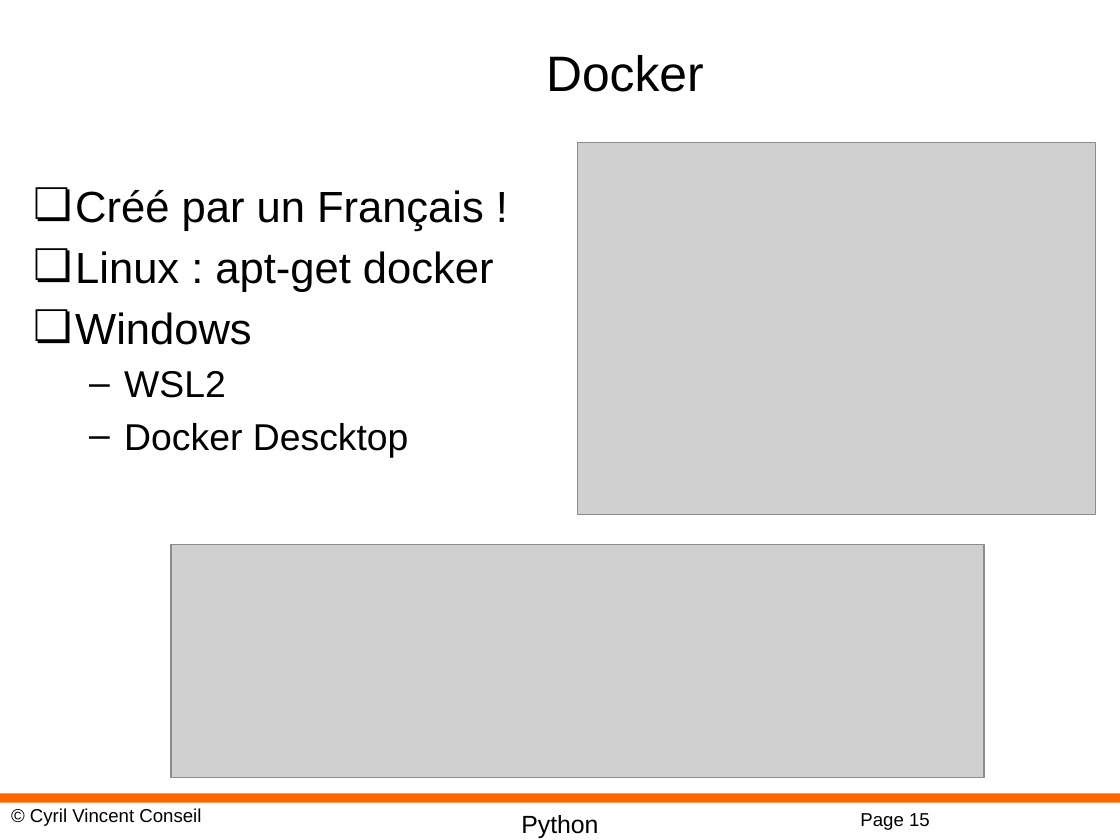
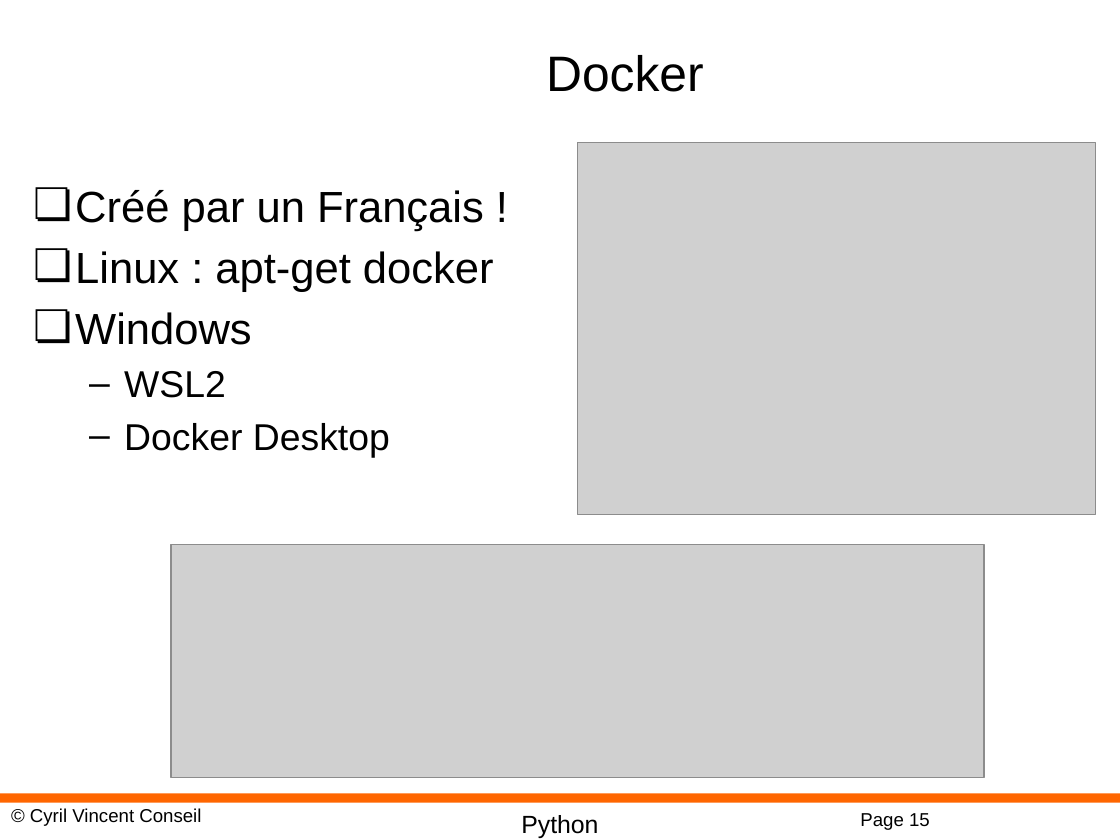
Before and after one commit to cyrilvincent/mlops, a slide deck: slide 15 of ppt/MLOps09-Container.pptx. Drawn at 1120x840 pixels with LibreOffice and Linux fonts; fonts in the diff are those of the drawing; grey boxes stand for pictures; background and template pictures are left out. Boxes give left, top, right and bottom in pixels: in the first picture for what was removed or moved away, otherwise in the second. Text is boxed around its words. In the diff, an @@ line names an element or a change of style, - is before the commit and + after.

```diff
--- a/ppt/MLOps09-Container.pptx
+++ b/ppt/MLOps09-Container.pptx
@@ text at <box>124,423,390,457</box>: text changed @@
-  – Docker Descktop
+  – Docker Desktop
```
Also in this commit, not shown: 1 other slide changed, 4 other files.
